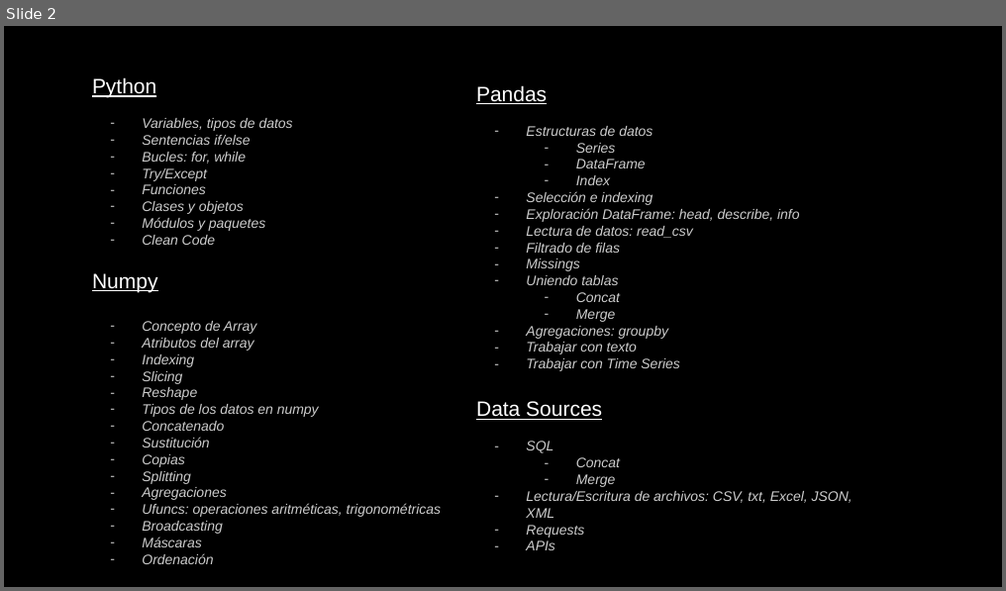
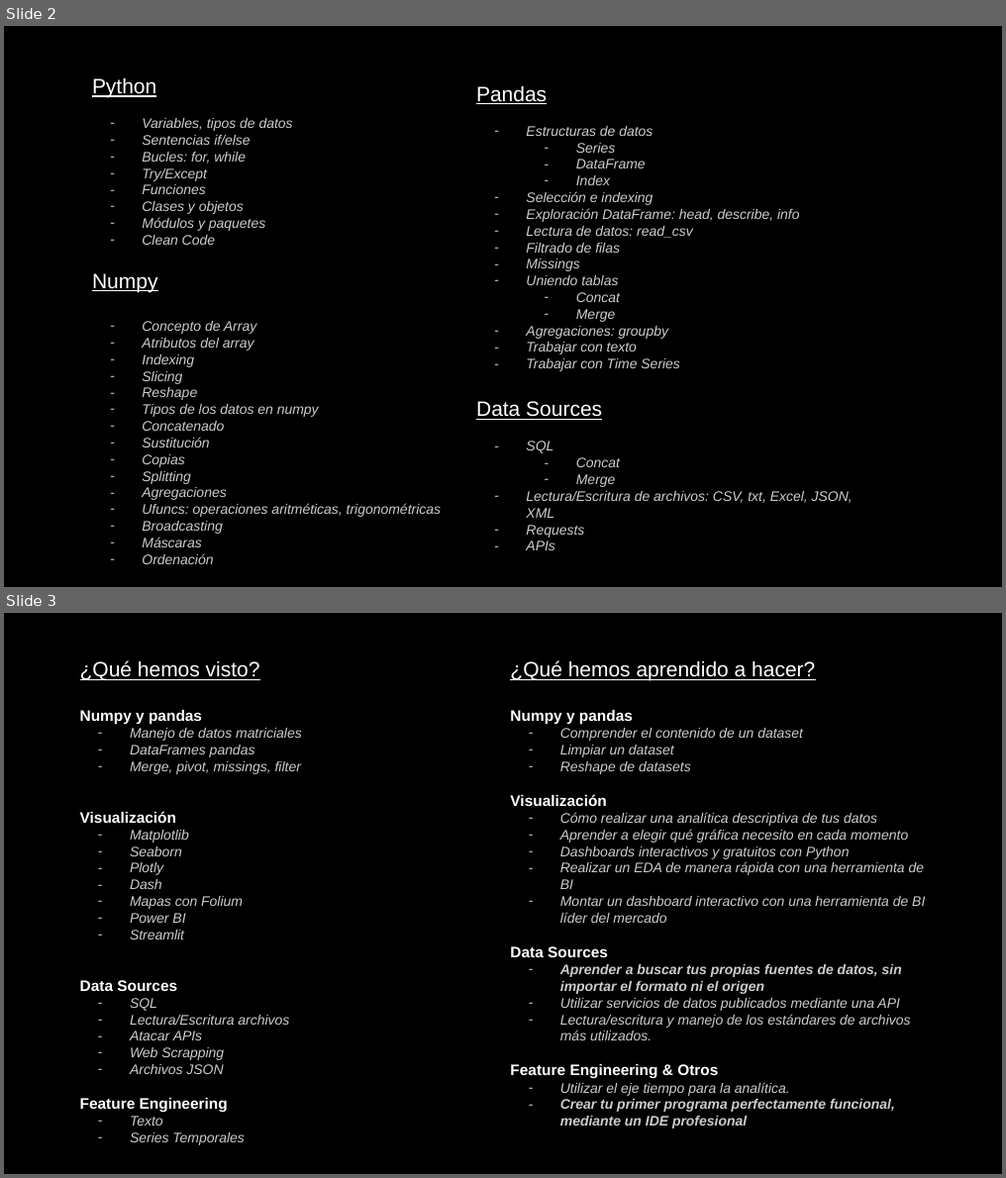
Before and after one commit to arturogzm93/arturo_the_bridge, a slide deck: 2-Data Analysis/documentacion/Recap.pptx. Shown one above the other, each under a label of ours: slide 2 before the commit, slides 2 and 3 after it. The pictures are 1006x591 and 1006x1178 pixels, drawn with LibreOffice and Linux fonts; fonts in the diff are those of the drawing. Boxes give left, top, right and bottom in pixels: in the first picture for what was removed or moved away, otherwise in the second. Text is boxed around its words. In the diff, an @@ line names an element or a change of style, - is before the commit and + after.

```diff
--- a/2-Data Analysis/documentacion/Recap.pptx
+++ b/2-Data Analysis/documentacion/Recap.pptx
@@ slide 3 added at <box>4,613,1002,1174</box>, background #000000 @@
@@ text added at <box>80,661,302,1146</box>, 10 pt, text #CCCCCC, italic @@
+¿Qué hemos visto?
+Numpy y pandas
+– Manejo de datos matriciales
+– DataFrames pandas
+– Merge, pivot, missings, filter
+Visualización
+– Matplotlib
+– Seaborn
+– Plotly
+– Dash
+– Mapas con Folium
+– Power BI
+– Streamlit
+Data Sources
+– SQL
+– Lectura/Escritura archivos
+– Atacar APIs
+– Web Scrapping
+– Archivos JSON
+Feature Engineering
+– Texto
+– Series Temporales
@@ text added at <box>510,661,925,1129</box>, 10 pt, text #CCCCCC, italic @@
+¿Qué hemos aprendido a hacer?
+Numpy y pandas
+– Comprender el contenido de un dataset
+– Limpiar un dataset
+– Reshape de datasets
+Visualización
+– Cómo realizar una analítica descriptiva de tus datos
+– Aprender a elegir qué gráfica necesito en cada momento
+– Dashboards interactivos y gratuitos con Python
+– Realizar un EDA de manera rápida con una herramienta de BI
+– Montar un dashboard interactivo con una herramienta de BI líder del mercado
+Data Sources
+– Aprender a buscar tus propias fuentes de datos, sin importar el formato ni el origen
+– Utilizar servicios de datos publicados mediante una API
+– Lectura/escritura y manejo de los estándares de archivos más utilizados.
+Feature Engineering & Otros
+– Utilizar el eje tiempo para la analítica.
+– Crear tu primer programa perfectamente funcional, mediante un IDE profesional
```
Also in this commit, not shown: 30 other files.
